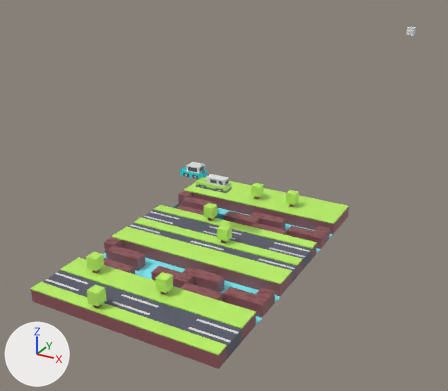
An edit to the Blender file Practica03/CrossyRoad.blend, drawn before and after from the same camera.
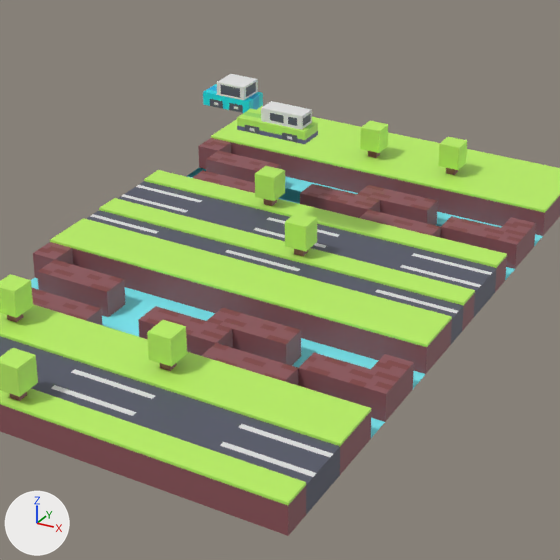
Each version appears first whole from a camera (50 mm lens) standing at (44.4, -85.0, 48.8) and looking at (-13.2, 19.6, -3.5), and next in a close-up on the part from 20% to 76% of the width and 33% to 97% of the height. Lighting does not change. The marker at lower left points along +X, +Y and +Z.

Script lines for the objects in view, before the commit:
```python
me_cube_010 = bpy.data.meshes.new('Cube.010')
me_cube_010.from_pydata(...)  # 896 vertices, 860 faces; spans x -1.0..1.0, y -1.0..1.0, z -1.0..2.98
# faces by material slot: [301, 356, 152, 51]
me_cube_010.materials.append(mat_material_002)  # white #e7e7e7
me_cube_010.materials.append(mat_material_007)  # dark blue #565969
me_cube_010.materials.append(mat_material_012)  # cyan #0fddeb
me_cube_010.materials.append(mat_material_013)  # cyan #04b5e7
me_cube_011 = bpy.data.meshes.new('Cube.011')
me_cube_011.from_pydata(...)  # 1576 vertices, 1484 faces; spans x -1.0..1.0, y -1.0..1.0, z -1.0..3.12
# faces by material slot: [619, 539, 84, 212, 30]
me_cube_011.materials.append(mat_material_002)  # white #e7e7e7
me_cube_011.materials.append(mat_material_007)  # dark blue #565969
me_cube_011.materials.append(mat_material_003)  # blue #646591
me_cube_011.materials.append(mat_material_005)  # green #b9ef65
me_cube_011.materials.append(mat_material_010)  # green #94db63
me_plane_047 = bpy.data.meshes.new('Plane.047')
me_plane_047.from_pydata(...)  # 16 vertices, 4 faces; spans x -1.0..1.0, y -7.0..1.0, z 0.0
me_plane_047.materials.append(mat_material_001)  # cyan #80f5ff
ob_cube_024 = bpy.data.objects.new('Cube.024', me_cube_010)
ob_cube_024.location = (-6.5, -2.9, 10.7)
ob_cube_024.delta_scale = (2.0, 1.0, 0.51)
ob_cube_025 = bpy.data.objects.new('Cube.025', me_cube_011)
ob_cube_025.location = (-1.0, -6.0, 10.7)
ob_cube_025.scale = (0.58, 0.58, 0.58)
ob_cube_025.delta_scale = (4.76, 1.65, 0.82)
ob_plane_026 = bpy.data.objects.new('Plane.026', me_plane_047)
ob_plane_026.location = (0.0, 6.0, 0.0)
ob_plane_026.scale = (15.0, 1.0, 1.0)
# also in view: 'Cube.019' at (-3.9, -2.0, 3.5); 'Plane.022' at (0.0, 11.0, 1.1); 'Cube.014' at (-14.0, -16.0, 1.0); 'Cube.007' at (0.0, -20.0, 1.0); 'Plane.023' at (0.0, -25.0, 1.1)
```
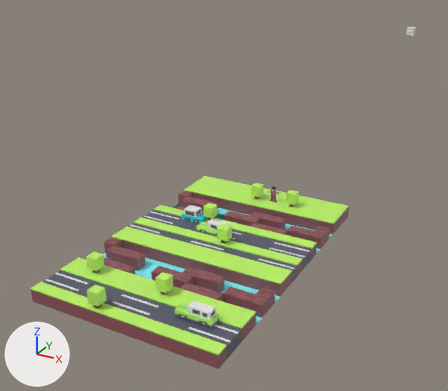
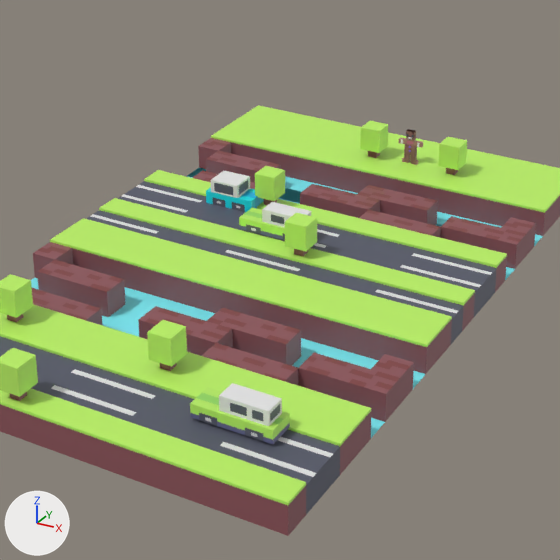
Pixel boxes [x1, y1, x2, y2] of what changed, in the close-ups (560 x 560 px):
'Cube.026', added
    after: [190, 383, 290, 444]
    faces in mat_material_002 (white #e7e7e7): [205, 383, 282, 437]
    faces in mat_material_005 (green #b9ef65): [190, 387, 290, 440]
    faces in mat_material_007 (dark blue #565969): [199, 403, 280, 441]
    faces in mat_material_003 (blue #646591): [190, 413, 290, 444]
    faces in mat_material_010 (green #94db63): [196, 393, 283, 425]
'Cube.025', moved
    before: [237, 101, 318, 144]
    after: [239, 202, 311, 240]
'Cube.024', moved, turned
    before: [203, 74, 263, 113]
    after: [206, 171, 264, 212]
'Cube.030', added (brown)
    after: [399, 129, 423, 165]
    faces in mat_material_011 (brown #a97974): [399, 129, 423, 165]

What changed in the scene script:
```text
Add mat_material_014:
    mat_material_014 = principled_material('Material.014')
    mat_material_014.base_color = (0.571, 0.12, 0.258)  # pink #c7618b
Add mat_material_015:
    mat_material_015 = principled_material('Material.015')
    mat_material_015.base_color = (0.332, 0.12, 1.0)  # purple #9c61ff
Add mat_material_011:
    mat_material_011 = principled_material('Material.011')
    mat_material_011.base_color = (0.397, 0.191, 0.175)  # brown #a97974
Add me_cube_036:
    me_cube_036.from_pydata(...)  # 284 vertices, 228 faces; spans x -1.0..5.0, y -14.1..14.2, z -15.5..23.8
    # faces by material slot: [12, 149, 22, 21, 12, 12]
    me_cube_036.materials.append(mat_material_015)  # purple #9c61ff
    me_cube_036.materials.append(mat_material_011)  # brown #a97974
    me_cube_036.materials.append(mat_material_002)  # white #e7e7e7
    me_cube_036.materials.append(mat_material_014)  # pink #c7618b
    me_cube_036.materials.append(mat_material_007)  # dark blue #565969
    me_cube_036.materials.append(mat_material_009)  # white #e7e7e7
Change ob_cube_025:
    ob_cube_025.location: (-1.0, -6.0, 10.7) -> (-1.0, -6.0, 2.7)
Change ob_cube_024:
    ob_cube_024.location: (-6.5, -2.9, 10.7) -> (-6.5, -2.9, 2.5)
    ob_cube_024.rotation_euler: (0.0, 0.0, 0.0) -> (0.0, 0.0, -3.126)  # degrees (0, 0, 0) -> degrees (0, 0, -179)
Add ob_cube_026:
    ob_cube_026 = bpy.data.objects.new('Cube.026', me_cube_011.copy())  # the mesh of ob_cube_025
    ob_cube_026.location = (9.0, -28.0, 2.7)
    ob_cube_026.scale = (0.58, 0.58, 0.58)
    ob_cube_026.delta_scale = (4.76, 1.65, 0.82)
Add ob_cube_030:
    ob_cube_030 = bpy.data.objects.new('Cube.030', me_cube_036)
    ob_cube_030.location = (2.3, 10.0, 3.3)
    ob_cube_030.rotation_euler = (0.0, 0.0, 1.584)  # degrees (0, 0, 91)
    ob_cube_030.scale = (0.0719, 0.0719, 0.0719)
```
